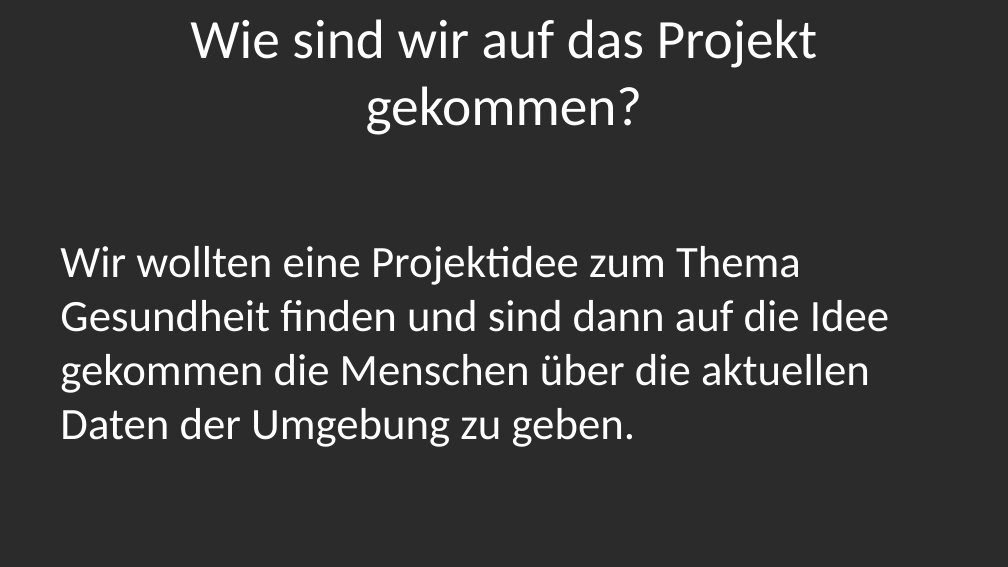
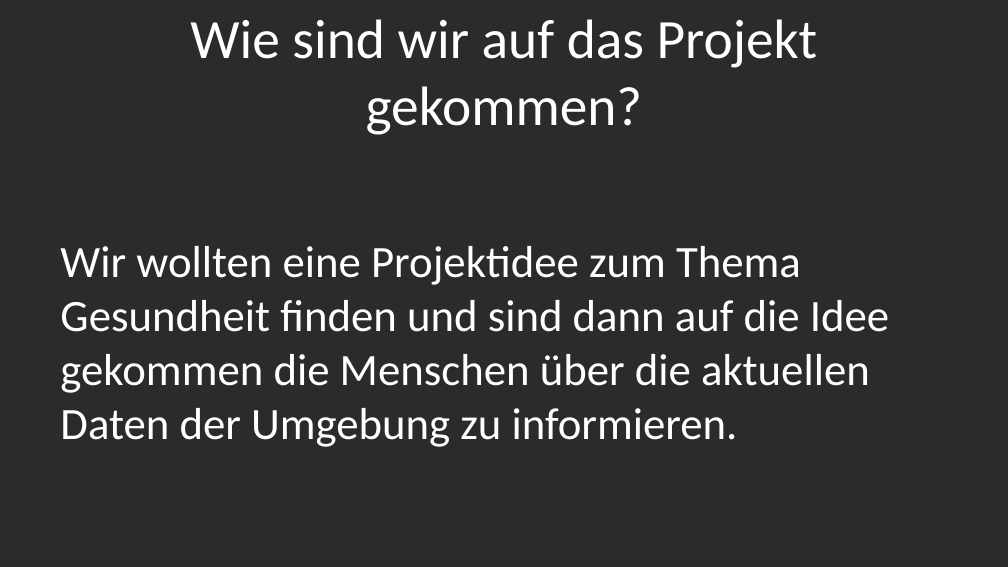
Before and after one commit to svensaeger/Hatschi, a slide deck: slide 4 of Praesentation.pptx. Drawn at 1008x567 pixels with LibreOffice and Linux fonts; fonts in the diff are those of the drawing; background and template pictures are left out; a plain dark background stands for a picture behind light text. Boxes give left, top, right and bottom in pixels: in the first picture for what was removed or moved away, otherwise in the second. Text is boxed around its words. In the diff, an @@ line names an element or a change of style, - is before the commit and + after.

Commit message:
Fehlerbehebung in der Paesentation

```diff
--- a/Praesentation.pptx
+++ b/Praesentation.pptx
@@ text at box(60, 246, 889, 447): text changed @@
-Wir wollten eine Projektidee zum Thema Gesundheit finden und sind dann auf die Idee gekommen die Menschen über die aktuellen Daten der Umgebung zu geben.
+Wir wollten eine Projektidee zum Thema Gesundheit finden und sind dann auf die Idee gekommen die Menschen über die aktuellen Daten der Umgebung zu informieren.
```
